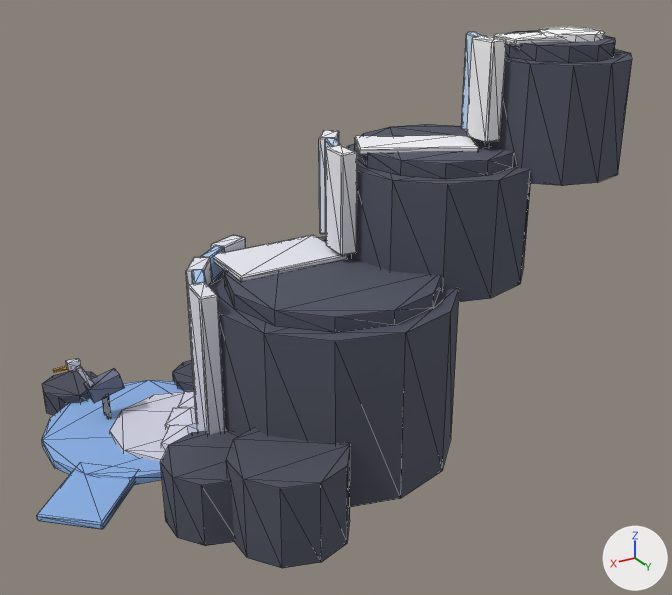
The glTF model public/assets/toycar/set-spring-cascade.glb: old version first, new version second.
One viewpoint serves both versions: a 50 mm camera at (2.41, 6.15, 4.44) aimed at (-1.4, -0.21, 1.26). Every picture has the same lights, and +X, +Y and +Z are marked at lower right. The first picture is the older version. Mesh edges are drawn as thin lines. Where no turn or scale is listed for an object, it has been applied to the vertices. Vertices at exactly the same position are counted once.

In view in the first picture: 'drape_spring', 'ledges'.
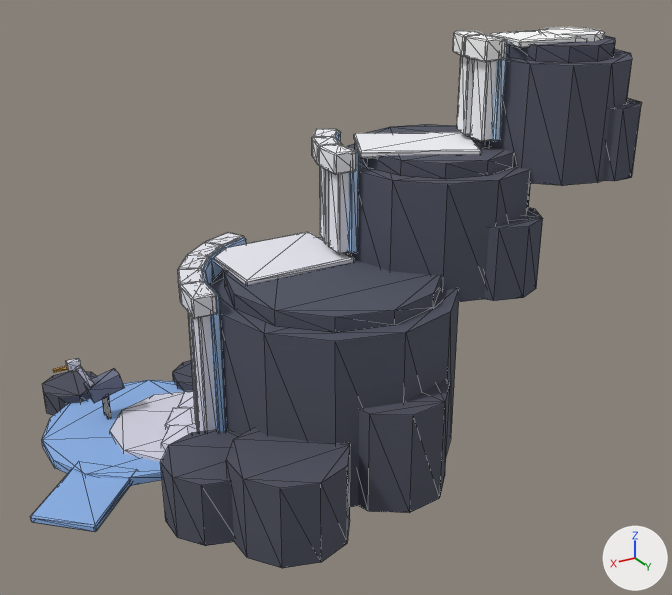
Edits to the bpy script that builds the scene:
```text
Change me_drape_spring:
    remove me_drape_spring.from_pydata(...)  # 290 vertices, 504 faces; spans x -2.38..1.14, y -1.2..2.3, z -0.1..0.7
    add me_drape_spring.from_pydata(...)  # 290 vertices, 504 faces; spans x -2.38..1.19, y -1.2..2.3, z -0.1..0.7
    me_drape_spring part 1: all 6 vertices in x 0.74..0.76, y 1.21..1.22, z 0.0..0.06 are moved by (0.06, 0.0, 0.0)
    other edits to the shape of me_drape_spring do not show in these pictures
Change me_ledges:
    remove me_ledges.from_pydata(...)  # 476 vertices, 872 faces; spans x -2.75..1.21, y -1.15..1.05, z 0.0..3.4
    add me_ledges.from_pydata(...)  # 1064 vertices, 1944 faces; spans x -2.75..1.27, y -1.21..1.24, z 0.0..3.41
    me_ledges part 2: a new loose piece, a 9-sided cylinder along z spanning x -0.52..0.4, y 0.31..1.24, z 0.0..0.88, in mat_colormap (picture img_colormap_png)
    me_ledges part 3: a new loose piece, a 9-sided cylinder along z spanning x -1.75..-1.0, y 0.03..0.78, z 1.35..1.98, in mat_colormap (picture img_colormap_png)
    me_ledges part 4: a new loose piece, a 9-sided cylinder along z spanning x -2.63..-2.06, y 0.28..0.85, z 2.25..2.86, in mat_colormap (picture img_colormap_png)
    me_ledges part 5: the loose piece of 24 vertices spanning x -1.45..-1.3, y 0.01..0.29, z 2.58..3.4 is scaled about its middle by (0.442, 0.98, 1), then moved by (-0.05, 0.0, 0.0)
    me_ledges part 6: the loose piece of 24 vertices spanning x -1.45..-1.3, y 0.01..0.29, z 2.58..3.4 is copied, and the copy is scaled about its middle by (0.814, 0.646, 1), then moved by (0.01, 0.0, 0.0); it spans x -1.42..-1.3, y 0.06..0.24, z 2.58..3.4
    me_ledges part 7: the loose piece of 24 vertices spanning x -1.45..-1.3, y 0.01..0.29, z 2.58..3.4 is copied, and the copy is scaled about its middle by (1.37, 1.02, 0.196), then moved by (0.04, 0.0, 0.34); it spans x -1.44..-1.24, y 0.01..0.29, z 3.24..3.41
    me_ledges part 8: the loose piece of 24 vertices spanning x -0.31..-0.14, y -0.4..-0.1, z 1.67..2.55 is copied, and the copy is scaled about its middle by (0.448, 0.982, 1), then moved by (-0.05, 0.0, 0.0); it spans x -0.32..-0.23, y -0.39..-0.1, z 1.67..2.55
    me_ledges part 9: the loose piece of 24 vertices spanning x -0.31..-0.14, y -0.4..-0.1, z 1.67..2.55 is copied, and the copy is scaled about its middle by (0.812, 0.652, 1), then moved by (0.01, 0.0, 0.0); it spans x -0.28..-0.15, y -0.35..-0.15, z 1.67..2.55
    me_ledges part 10: the loose piece of 24 vertices spanning x -0.28..0.74, y -0.82..-0.22, z 1.58..1.63 is scaled about its middle by (1, 1.34, 1)
    me_ledges part 11: the loose piece of 24 vertices spanning x 1.03..1.21, y -0.26..0.06, z 0.0..1.65 is copied, and the copy is scaled about its middle by (0.462, 0.982, 1), then moved by (-0.05, 0.0, 0.0); it spans x 1.02..1.12, y -0.25..0.06, z 0.0..1.65
    me_ledges part 12: the loose piece of 24 vertices spanning x 1.03..1.21, y -0.26..0.06, z 0.0..1.65 is copied, and the copy is scaled about its middle by (0.808, 0.657, 1), then moved by (0.01, 0.0, 0.0); it spans x 1.06..1.2, y -0.21..0.01, z 0.0..1.65
    me_ledges part 13: the loose piece of 24 vertices spanning x -2.28..-1.58, y -0.11..0.35, z 3.33..3.38 is rebuilt with 24 vertices and now spans x -2.29..-1.57, y -0.18..0.42, z 3.33..3.38
    me_ledges part 14: the loose piece of 24 vertices spanning x -1.48..-0.39, y -0.63..0.22, z 2.48..2.54 is rebuilt with 24 vertices and now spans x -1.53..-0.35, y -0.72..0.31, z 2.48..2.54
    me_ledges part 15: 56 vertices moved from x -0.55..1.04, y -0.97..-0.1, z 0.0..2.54 to x -0.54..1.06, y -1.06..-0.1, z 0.0..2.55; 122 vertices removed from x -0.55..1.21, y -1.15..0.06, z 0.0..2.55; 338 vertices added at x -0.56..1.27, y -1.21..0.07, z 0.0..2.56
    me_ledges part 16: 23 vertices removed from x -1.53..-1.35, y -0.23..0.05, z 2.58..3.4; 71 vertices added at x -1.54..-1.25, y -0.27..0.05, z 2.58..3.41
    me_ledges part 17: 49 kept faces spanning x -0.54..0.68, y -1.06..-0.1, z 1.49..2.55 get new texture (UV) coordinates
    other edits to the shape of me_ledges do not show in these pictures
```

Location of each change, [x1, y1, x2, y2] in pixels of the pictures (672 x 595 px; the box of a moved part takes in the faces that stretch with it):
'ledges', reshaped
    before: [186, 27, 632, 507]
    after: [178, 27, 641, 513]
'drape_spring', reshaped
    before: [37, 358, 350, 568]
    after: [31, 358, 350, 568]
part 1 of me_drape_spring, moved or reshaped
    before: [37, 470, 135, 529]
    after: [31, 470, 131, 532]
part 2 of me_ledges, added
    after: [358, 380, 450, 513]
part 3 of me_ledges, added
    after: [484, 207, 543, 301]
part 4 of me_ledges, added
    after: [602, 98, 641, 181]
part 5 of me_ledges, moved or reshaped
    before: [467, 36, 506, 143]
    after: [491, 39, 507, 141]
part 6 of me_ledges, added
    after: [470, 59, 496, 142]
part 7 of me_ledges, added
    after: [465, 34, 505, 62]
part 8 of me_ledges, added (blue)
    after: [348, 149, 359, 254]
part 9 of me_ledges, added
    after: [329, 171, 348, 254]
part 10 of me_ledges, moved or reshaped
    before: [214, 235, 348, 281]
    after: [214, 232, 354, 285]
part 11 of me_ledges, added (blue)
    after: [205, 282, 227, 432]
part 12 of me_ledges, added
    after: [192, 316, 216, 432]
part 13 of me_ledges, rebuilt
    before: [494, 32, 563, 47]
    after: [490, 30, 578, 48]
part 14 of me_ledges, rebuilt (29% taller)
    before: [355, 135, 479, 155]
    after: [354, 132, 482, 158]
part 15 of me_ledges, reshaped
    before: [186, 130, 357, 435]
    after: [178, 129, 356, 432]
part 16 of me_ledges, built on
    before: [461, 32, 485, 132]
    after: [453, 30, 483, 135]
part 17 of me_ledges, surface changed
    before: [202, 140, 355, 256]
    after: [312, 140, 352, 174]
